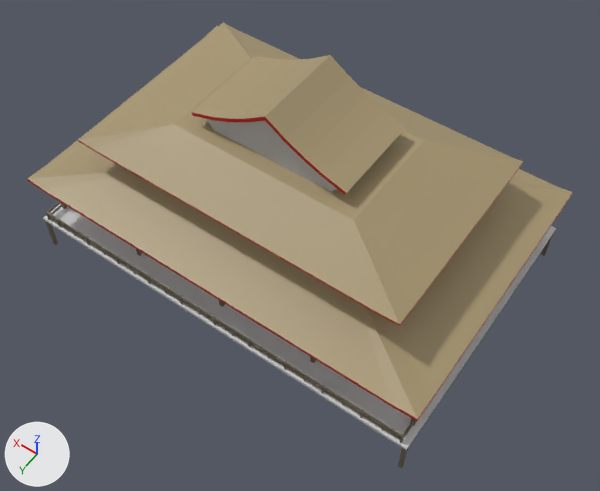
What one commit did to the FBX model Mhmd/Fbx/hunted mansion/mansion.fbx.
Before and after are seen from a 50 mm lens placed at (-15.6, 21.7, 33.1), pointed at (-1.6, 2.0, 2.2). Lighting does not change. The marker at lower left points along +X, +Y and +Z. Where no turn or scale is listed for an object, it has been applied to the vertices. Vertices at the same position are counted once.

Objects in the first picture: 'Mansion'.
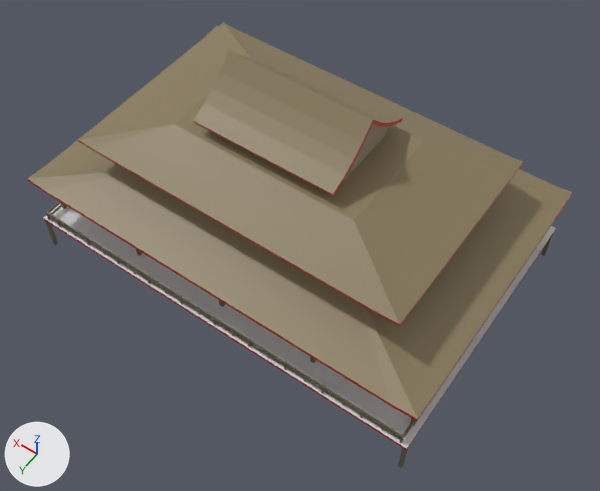
The newer file is also rescaled (x1.587), turned or shifted as a whole; pictures and numbers use the older file's frame.

Changed parts and their boxes (x1, y1, x2, y2) in the pictures (600 x 491 px; the box of a moved part takes in the faces that stretch with it):
'Mansion', recoloured, reshaped (beige to brown): (27, 22, 573, 468) in both
part 1 of me_mesh, moved or reshaped: before (207, 119, 337, 192); after (343, 124, 389, 181)
part 2 of me_mesh, moved or reshaped: before (195, 56, 406, 195); after (200, 54, 403, 196)
part 3 of me_mesh, recoloured (grey to brown): (43, 218, 554, 450) in both

Patch to the scene script:
```diff
--- a/Mhmd/Fbx/hunted mansion/mansion.fbx.py
+++ b/Mhmd/Fbx/hunted mansion/mansion.fbx.py
@@ mat_thatchy_roof @@
 mat_thatchy_roof = principled_material('Thatchy_roof')
-mat_thatchy_roof.base_color = (0.387, 0.307, 0.166)  # beige #a79671
+mat_thatchy_roof.base_color = (0.252, 0.2, 0.108)  # yellow #897c5c
@@ mat_lambert3 @@
 mat_lambert3 = principled_material('lambert3')
-mat_lambert3.base_color = (0.5, 0.5, 0.5)  # grey #bcbcbc
+mat_lambert3.base_color = (0.298, 0.234, 0.16)  # brown #94856f
@@ mat_glass @@
+mat_glass = principled_material('glass')
+mat_glass.base_color = (1.0, 1.0, 1.0)  # white #ffffff
@@ mat_mi_reed_green1 @@
+mat_mi_reed_green1 = principled_material('MI_Reed_Green1')
+mat_mi_reed_green1.base_color = (0.216, 0.216, 0.216)  # grey #808080
+mat_mi_reed_green1.roughness = 0.553
@@ me_mesh @@
 # used by ob_mansion; location = (0.0, 0.0, 0.0)
-me_mesh.from_pydata(...)  # 1321 vertices, 1026 faces; spans x -10.8..10.8, y -7.2..7.2, z -1.4..9.8
+me_mesh.from_pydata(...)  # 1315 vertices, 1026 faces; spans x -10.8..10.8, y -7.2..7.2, z -1.4..9.8
+# me_mesh part 1: the loose piece of 36 vertices spanning x -3.8..3.7, y -2.1..2.1, z 6.8..9.7 is multiplied about the mesh origin by the matrix ((0.0, -1.568, 0.0), (0.661, 0.0, 0.0), (0.0, 0.0, 1.0))
+# me_mesh part 2
+# 42 vertices are removed from x -4.1..4.1, y -2.4..2.4, z 7.7..9.0
+# 78 faces are deleted
+# 46 vertices move from x -2.9..4.1, y -2.4..2.4, z 7.7..9.8 to x -3.7..3.7, y -1.9..2.7, z 7.7..9.8
+# 29 vertices are added at x -3.7..3.7, y -2.7..1.8, z 7.7..9.0
+# 5 new vertices lie (-6.6, 0.0, 0.0) away from vertices in x 2.9..4.1, y 2.1, z 7.7..8.2
+# 8 new vertices lie (-0.4, 0.0, 0.0) away from vertices in x -3.3..1.9, y -2.1..2.7, z 7.7..8.6
+# 30 new faces join them, mat_thatchy_roof (brown #8a7c5d)
+# 48 new faces join them, mat_red (red #bc0000)
+# me_mesh part 3: 4 faces spanning x -10.7..10.7, y -7.2..7.2, z 0.6..0.8 switch from mat_lambert1 (light grey #d7d7d7) to mat_red (red #bc0000)
 me_mesh.materials.append(mat_darker)
@@ me_mesh @@
 me_mesh.materials.append(mat_lambert3)
+me_mesh.materials.append(mat_glass)  # white #ffffff
+me_mesh.materials.append(mat_mi_reed_green1)  # grey #808080
```
